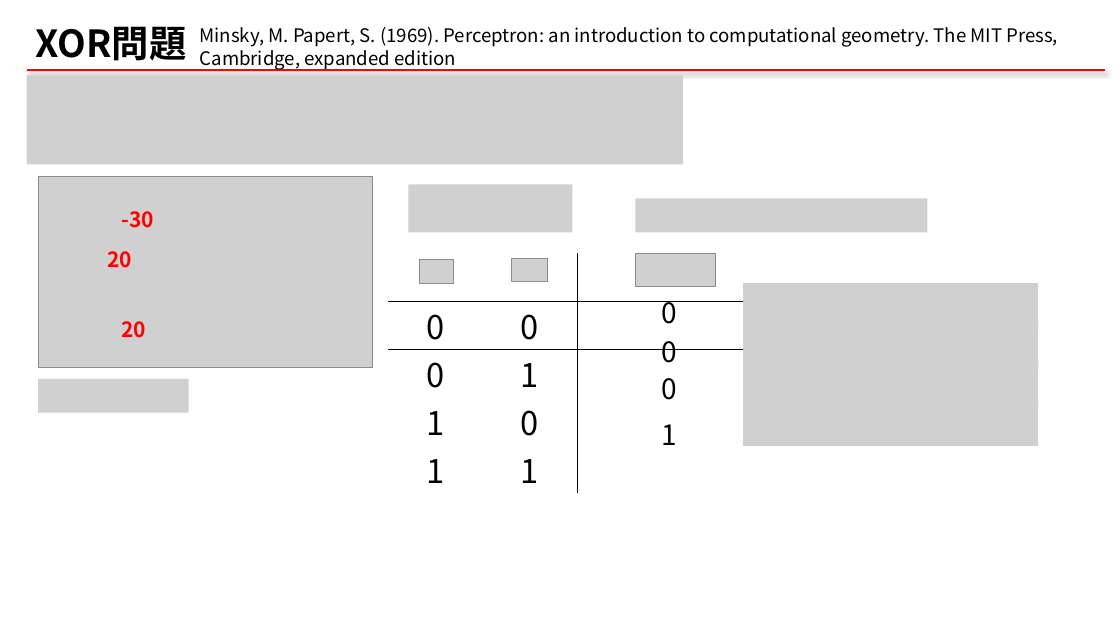
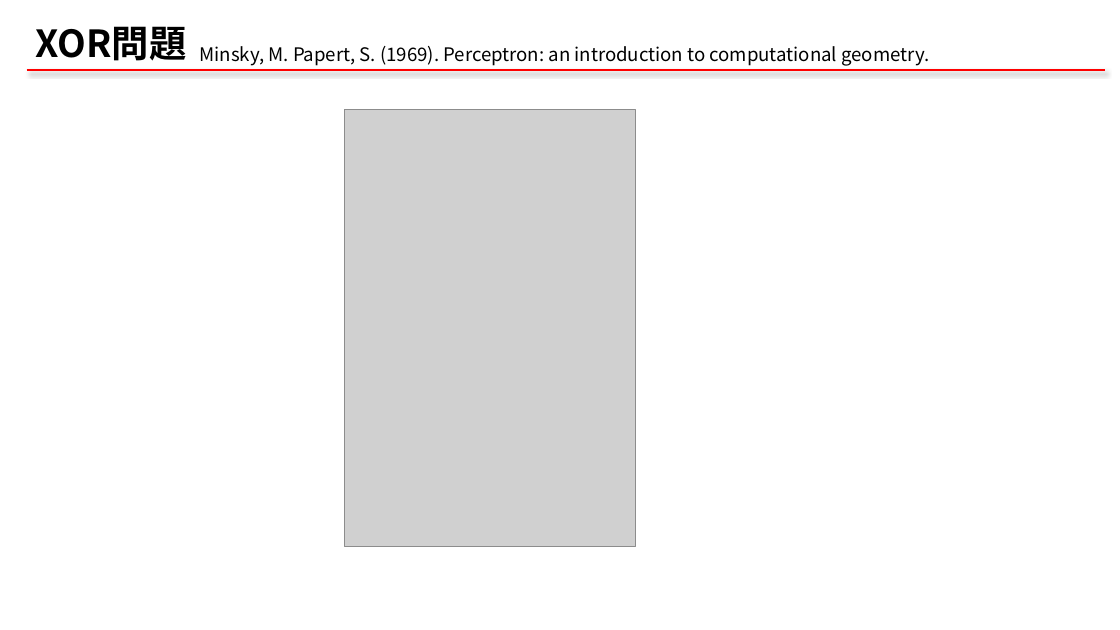
Before and after one commit to qqinxl2015/machine-learning-basic, a slide deck: slide 12 of _ML_01_NN.pptx (slide 11 before the commit). Drawn at 1120x630 pixels with LibreOffice and Linux fonts; fonts in the diff are those of the drawing; grey boxes stand for pictures; background and template pictures are left out. Boxes give left, top, right and bottom in pixels: in the first picture for what was removed or moved away, otherwise in the second. Text is boxed around its words. In the diff, an @@ line names an element or a change of style, - is before the commit and + after.

Commit message:
ppt

```diff
--- a/_ML_01_NN.pptx
+++ b/_ML_01_NN.pptx
@@ text at (200,46,929,66): text changed @@
-Minsky, M. Papert, S. (1969). Perceptron: an introduction to computational geometry. The MIT Press, Cambridge, expanded edition
+Minsky, M. Papert, S. (1969). Perceptron: an introduction to computational geometry.
@@ picture removed at (27,76,683,165) @@
@@ picture added at (344,110,636,547) @@
@@ picture removed at (38,176,372,368) @@
@@ picture removed at (408,185,572,233) @@
@@ picture removed at (636,198,928,232) @@
@@ text removed at (122,211,155,228) @@
--30
@@ text removed at (108,251,133,268) @@
-20
@@ table removed at (388,253,772,487), 5 rows, 3 columns @@
- |  | 
-0 | 0 | 
-0 | 1 | 
-1 | 0 | 
-1 | 1 | 
@@ picture removed at (419,260,454,283) @@
@@ picture removed at (512,258,547,281) @@
@@ picture removed at (636,254,717,287) @@
@@ picture removed at (744,283,1038,329) @@
@@ text removed at (122,321,147,338) @@
-20
@@ text removed at (662,301,678,324) @@
-0
@@ picture removed at (744,323,1038,370) @@
@@ text removed at (662,341,678,363) @@
-0
@@ picture removed at (38,379,188,413) @@
@@ text removed at (662,378,678,400) @@
-0
@@ picture removed at (744,360,1038,406) @@
@@ picture removed at (744,400,1038,446) @@
@@ text removed at (662,424,678,445) @@
-1
```
Also in this commit, not shown: 15 other slides changed, 4 slides added, 5 slides removed, 2 other files.
